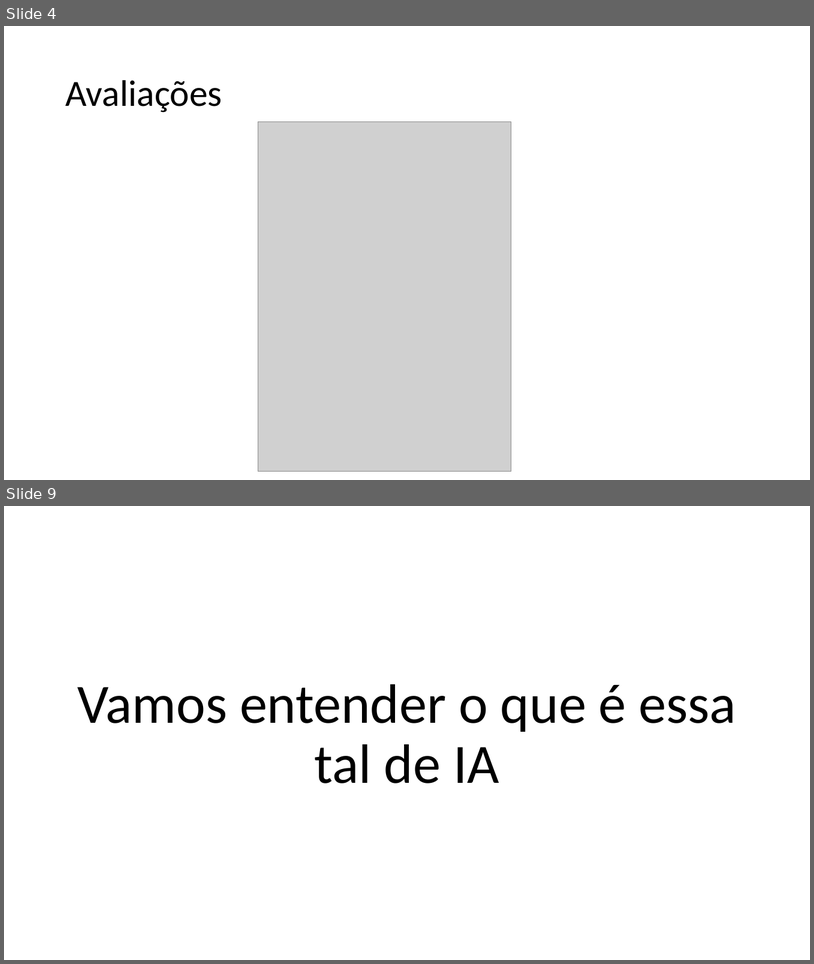
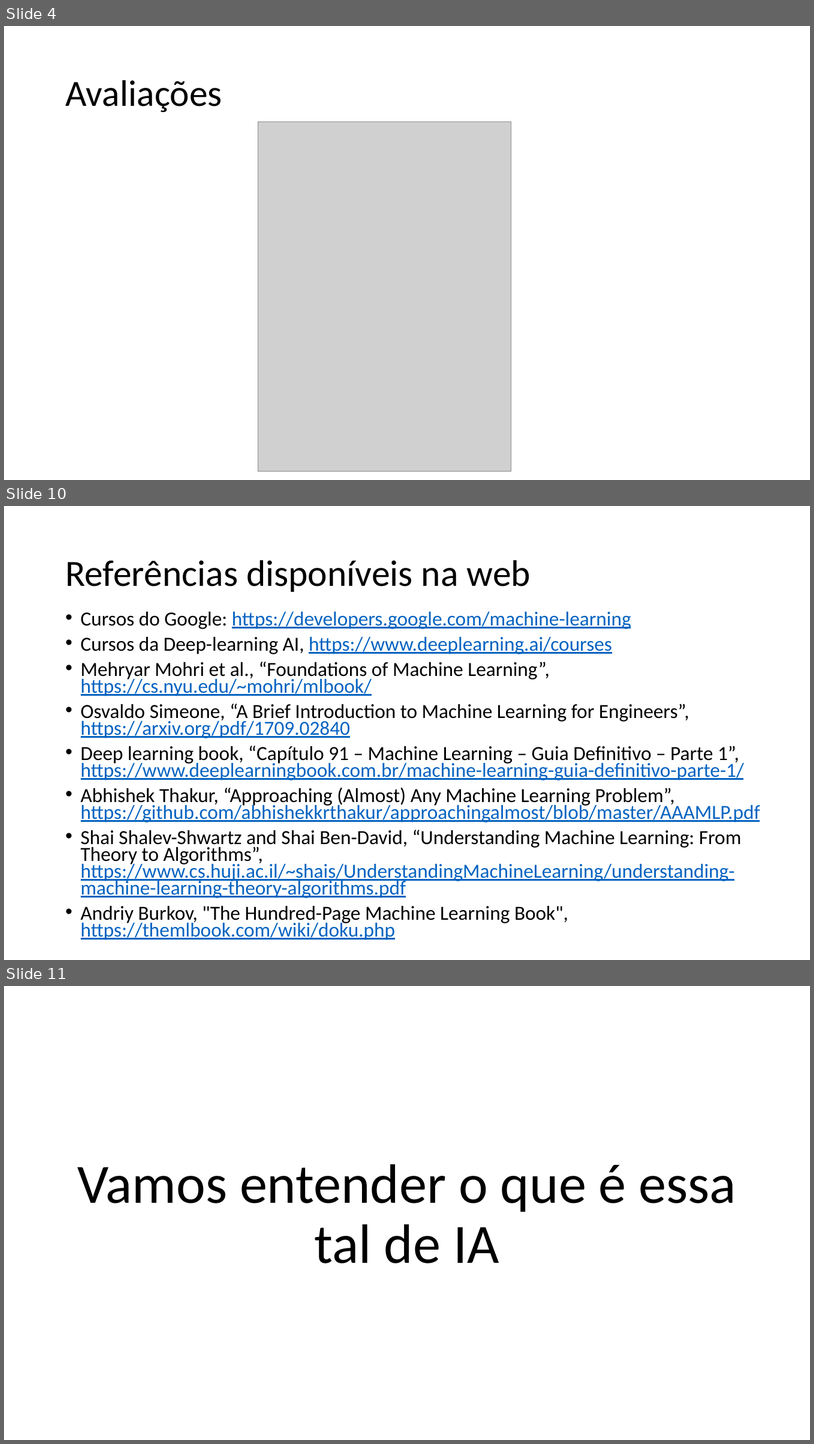
Before and after one commit to zz4fap/c24_inteligencia_artificial, a slide deck: slides/C24_Introdução.pptx. Shown one above the other, each under a label of ours: slides 4 and 9 before the commit, slides 4, 10 and 11 after it; the slides between them are not shown. The pictures are 814x964 and 814x1444 pixels, drawn with LibreOffice and Linux fonts; fonts in the diff are those of the drawing; grey boxes stand for pictures. Boxes give left, top, right and bottom in pixels: in the first picture for what was removed or moved away, otherwise in the second. Text is boxed around its words. In the diff, an @@ line names an element or a change of style, - is before the commit and + after.

```diff
--- a/slides/C24_Introdução.pptx
+++ b/slides/C24_Introdução.pptx
@@ slide 10 added at [4, 506, 810, 960], background #FFFFFF @@
@@ title added at [65, 560, 531, 592], 44 pt, text #000000 @@
+Referências disponíveis na web
@@ text added at [81, 612, 761, 940], 23.8 pt, text #0563C1, underline @@
+• Cursos do Google: https://developers.google.com/machine-learning
+• Cursos da Deep-learning AI, https://www.deeplearning.ai/courses
+• Mehryar Mohri et al., “Foundations of Machine Learning”, https://cs.nyu.edu/~mohri/mlbook/
+• Osvaldo Simeone, “A Brief Introduction to Machine Learning for Engineers”, https://arxiv.org/pdf/1709.02840
+• Deep learning book, “Capítulo 91 – Machine Learning – Guia Definitivo – Parte 1”, https://www.deeplearningbook.com.br/machine-learning-guia-definitivo-parte-1/
+• Abhishek Thakur, “Approaching (Almost) Any Machine Learning Problem”, https://github.com/abhishekkrthakur/approachingalmost/blob/master/AAAMLP.pdf
+• Shai Shalev-Shwartz and Shai Ben-David, “Understanding Machine Learning: From Theory to Algorithms”, https://www.cs.huji.ac.il/~shais/UnderstandingMachineLearning/understanding-machine-learning-theory-algorithms.pdf
+• Andriy Burkov, "The Hundred-Page Machine Learning Book", https://themlbook.com/wiki/doku.php
@@ what was slide 9 is now slide 11 @@
```
Also in this commit, not shown: 5 slides changed, 1 other file.
